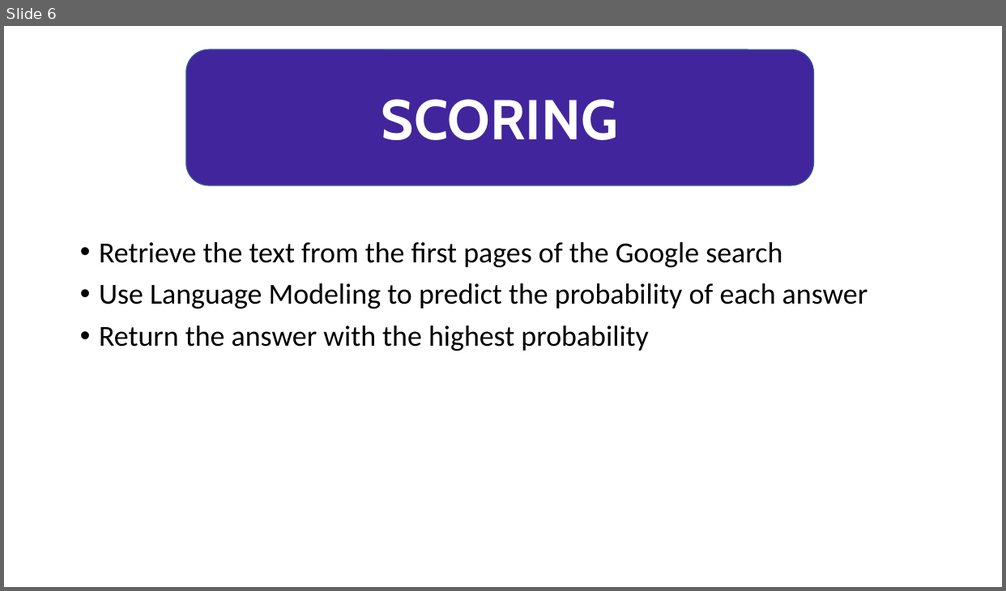
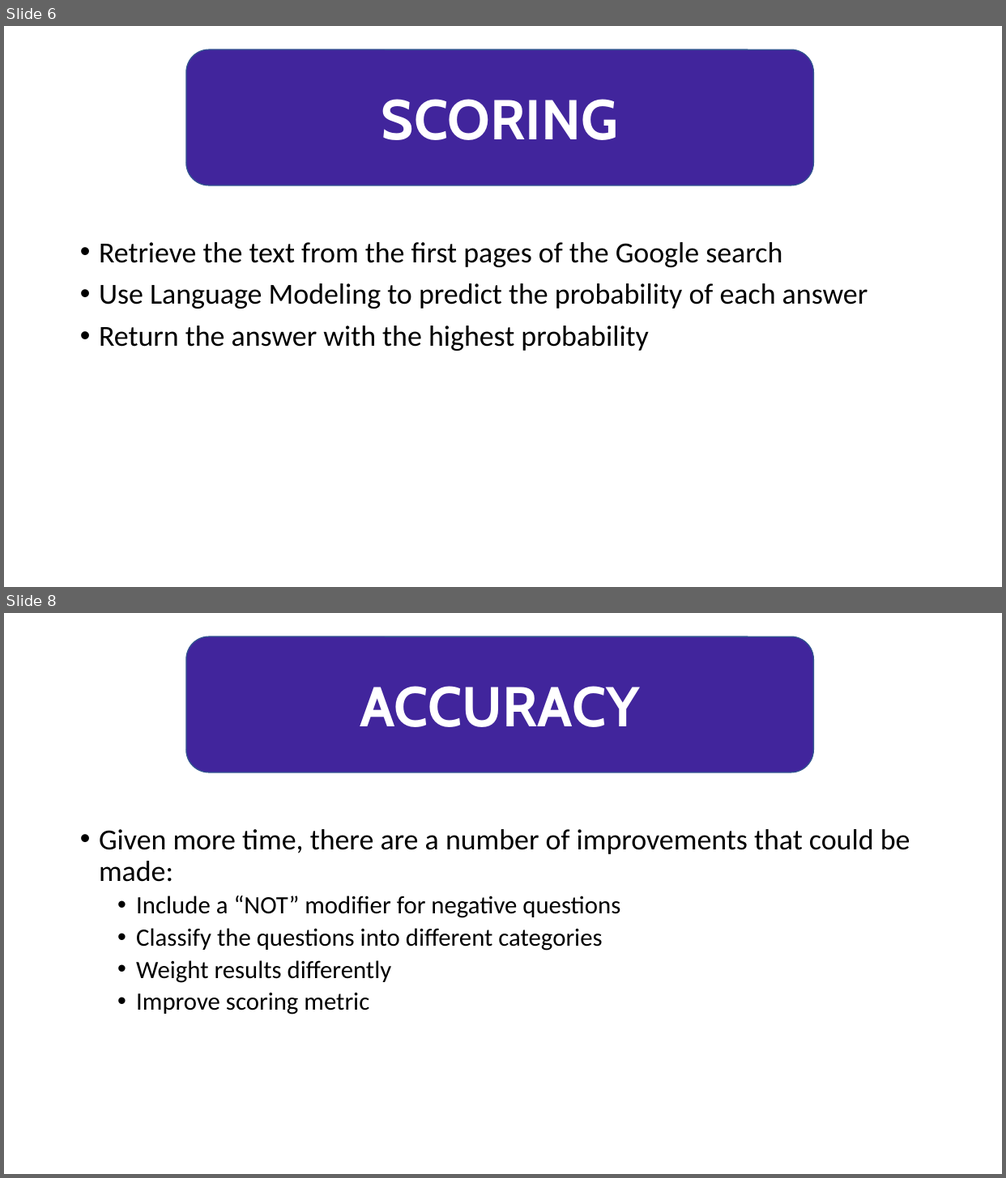
Before and after one commit to jaketoffler/hqtrivia, a slide deck: Slides.pptx. Shown one above the other, each under a label of ours: slide 6 before the commit, slides 6 and 8 after it; the slides between them are not shown. The pictures are 1006x591 and 1006x1178 pixels, drawn with LibreOffice and Linux fonts; fonts in the diff are those of the drawing. Boxes give left, top, right and bottom in pixels: in the first picture for what was removed or moved away, otherwise in the second. Text is boxed around its words. In the diff, an @@ line names an element or a change of style, - is before the commit and + after.

```diff
--- a/Slides.pptx
+++ b/Slides.pptx
@@ slide 8 added at [4, 613, 1002, 1174], background #FFFFFF @@
@@ rounded rectangle added at [186, 637, 813, 773], fill #41259C, outline #325491 1 pt @@
@@ text added at [360, 686, 640, 727], 54 pt, text #FFFFFF, bold @@
+ACCURACY
@@ text added at [99, 829, 910, 1015], 24 pt, text #000000 @@
+• Given more time, there are a number of improvements that could be made:
+  • Include a “NOT” modifier for negative questions
+  • Classify the questions into different categories
+  • Weight results differently
+  • Improve scoring metric
```
Also in this commit, not shown: 1 other slide added, 1 slide removed.
